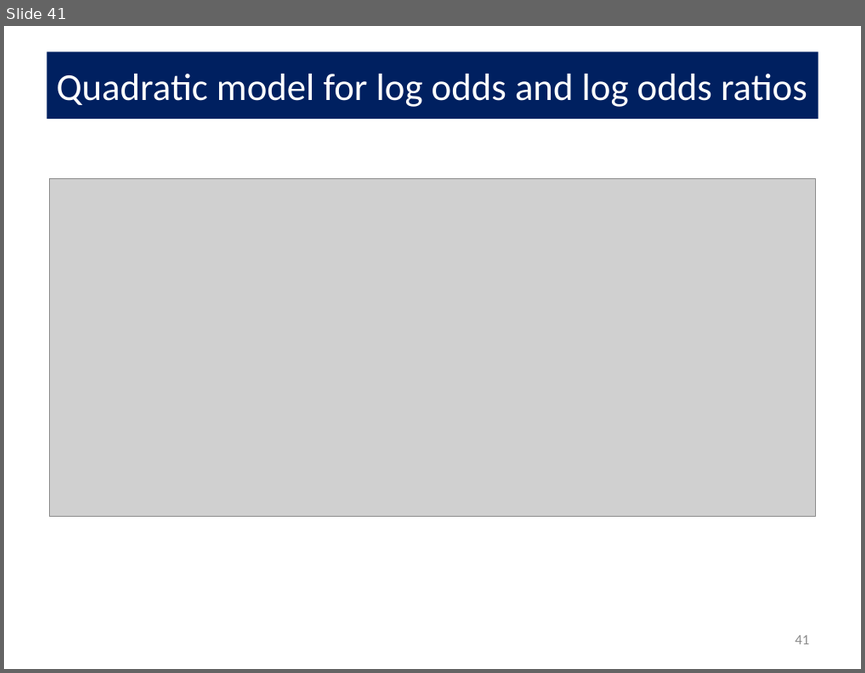
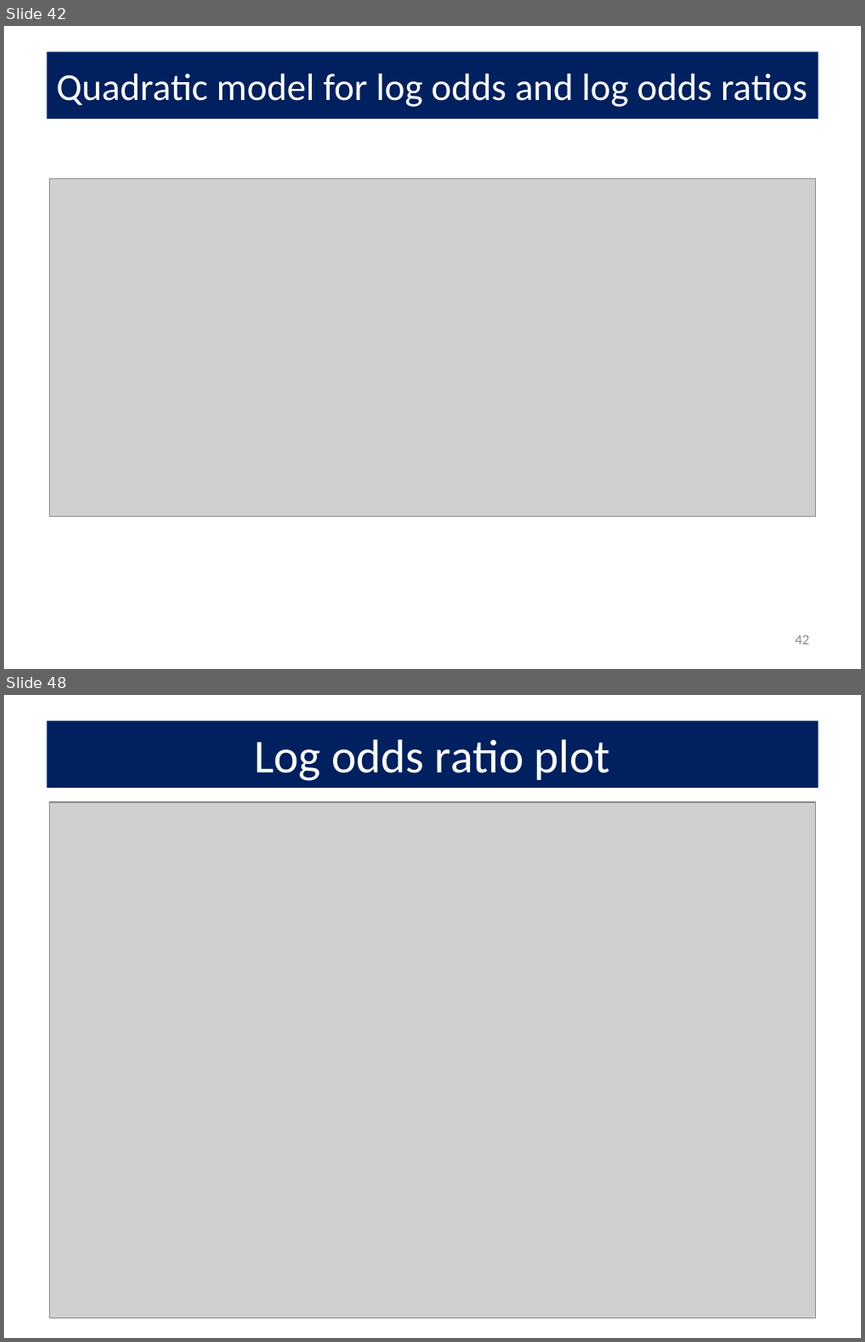
Before and after one commit to friendly/psy6136, a slide deck: docs/lectures/Log-Odds.pptx. Shown one above the other, each under a label of ours: slide 41 before the commit, slides 42 and 48 after it; the slides between them are not shown. The pictures are 865x673 and 865x1342 pixels, drawn with LibreOffice and Linux fonts; fonts in the diff are those of the drawing; grey boxes stand for pictures. Boxes give left, top, right and bottom in pixels: in the first picture for what was removed or moved away, otherwise in the second. Text is boxed around its words. In the diff, an @@ line names an element or a change of style, - is before the commit and + after.

```diff
--- a/docs/lectures/Log-Odds.pptx
+++ b/docs/lectures/Log-Odds.pptx
@@ slide 48 added at (4, 695, 861, 1338), background #FFFFFF @@
@@ title added at (46, 721, 818, 788), fill #002060, 39.6 pt, text #FFFFFF @@
+Log odds ratio plot
@@ picture added at (49, 802, 816, 1318) @@
@@ page number added at (794, 1300, 809, 1317), 12 pt, text #8C8C8C @@
+48
@@ what was slide 41 is now slide 42 @@
@@ page number at (794, 635, 809, 644): text changed @@
-41
+42
```
Also in this commit, not shown: 2 slides changed, 6 other slides added, 5 other files.
